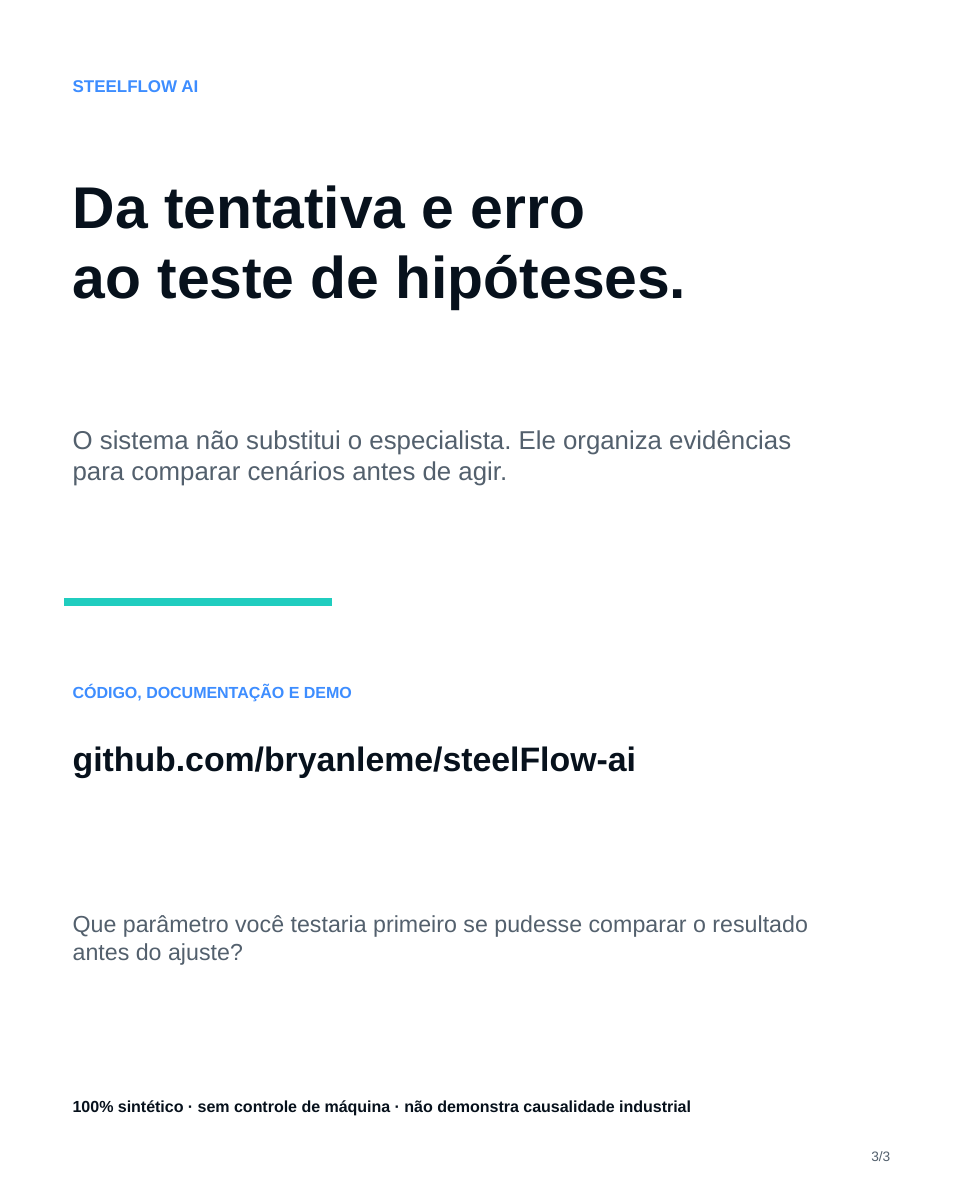
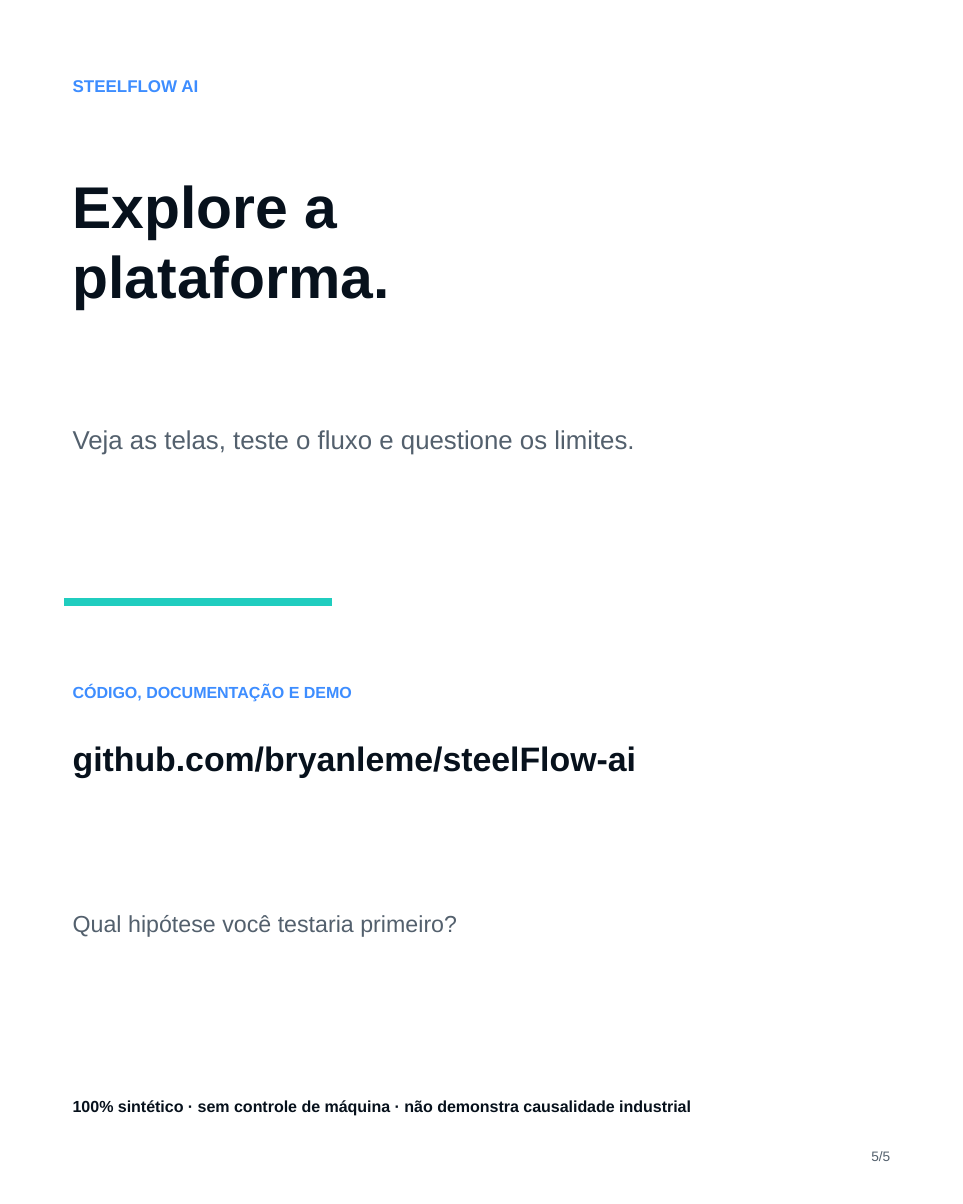
Before and after one commit to bryanleme/steelFlow-ai, a slide deck: slide 5 of docs/SteelFlow_AI_LinkedIn_Carousel.pptx (slide 3 before the commit). Drawn at 963x1204 pixels with LibreOffice and Linux fonts; fonts in the diff are those of the drawing. Boxes give left, top, right and bottom in pixels: in the first picture for what was removed or moved away, otherwise in the second. Text is boxed around its words. In the diff, an @@ line names an element or a change of style, - is before the commit and + after.

```diff
--- a/docs/SteelFlow_AI_LinkedIn_Carousel.pptx
+++ b/docs/SteelFlow_AI_LinkedIn_Carousel.pptx
@@ text at bbox=[73, 185, 390, 309]: text changed @@
-Da tentativa e erro
-ao teste de hipóteses.
+Explore a
+plataforma.
@@ text at bbox=[73, 430, 634, 455]: text changed @@
-O sistema não substitui o especialista. Ele organiza evidências para comparar cenários antes de agir.
+Veja as telas, teste o fluxo e questione os limites.
@@ text at bbox=[73, 915, 457, 937]: text changed @@
-Que parâmetro você testaria primeiro se pudesse comparar o resultado antes do ajuste?
+Qual hipótese você testaria primeiro?
@@ text at bbox=[871, 1151, 890, 1161]: text changed @@
-3/3
+5/5
```
Also in this commit, not shown: 2 other slides changed, 2 slides added, 1 other file.
